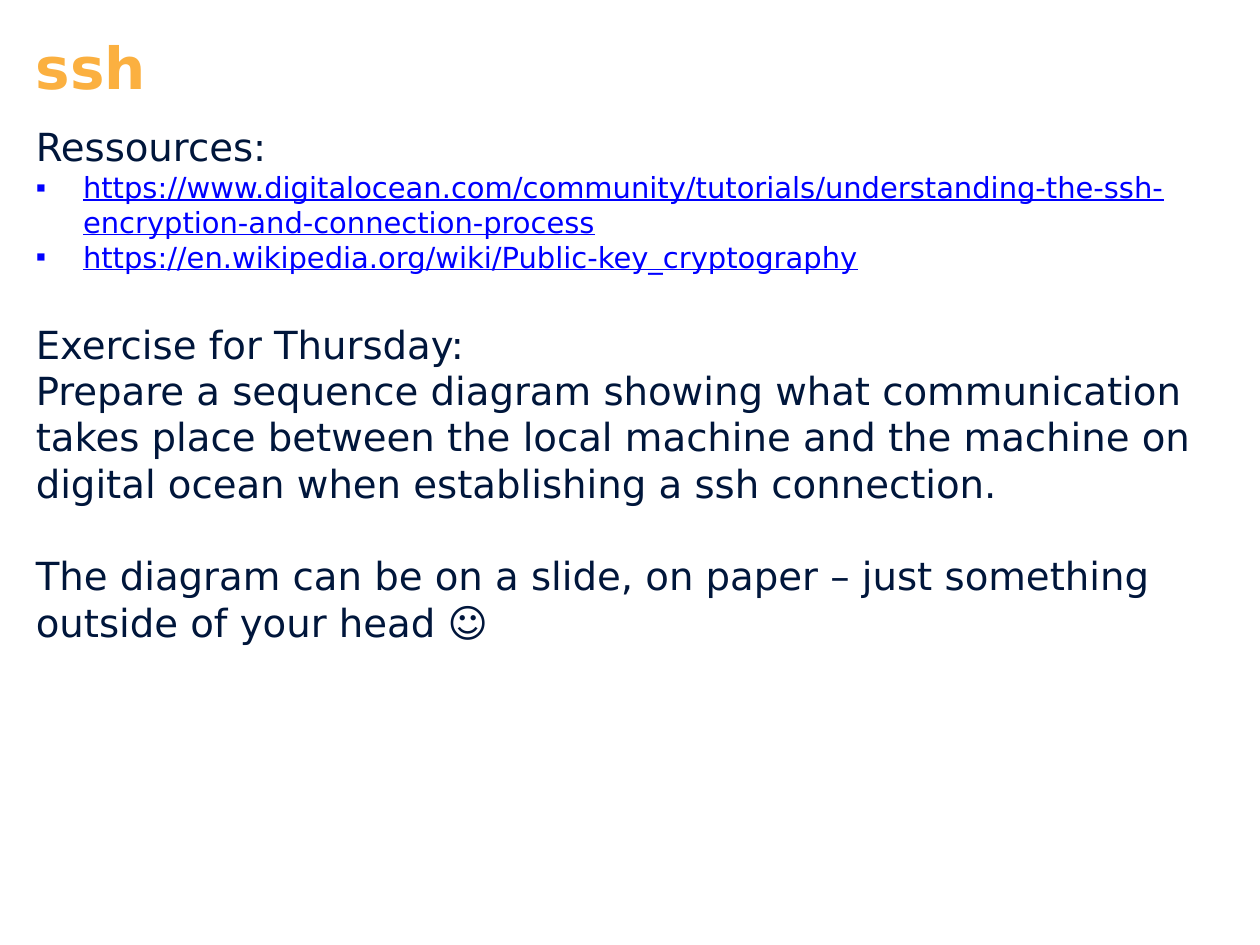
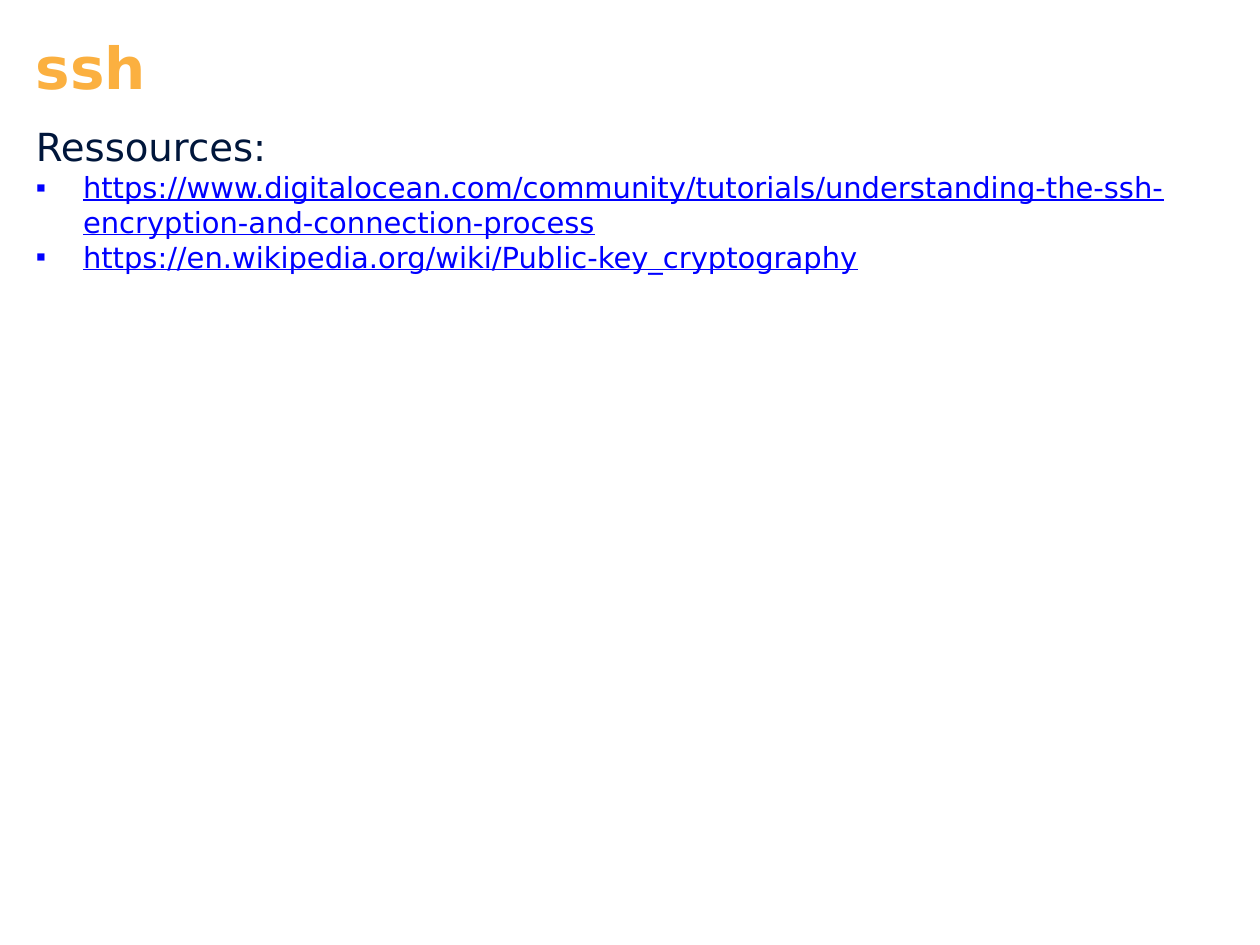
Before and after one commit to cphdat2sem2017-Cos/week01-OS-Linux, a slide deck: slide 9 of slides/Day_2.pptx. Drawn at 1260x945 pixels with LibreOffice and Linux fonts; fonts in the diff are those of the drawing; background and template pictures are left out. Boxes give left, top, right and bottom in pixels: in the first picture for what was removed or moved away, otherwise in the second. Text is boxed around its words. In the diff, an @@ line names an element or a change of style, - is before the commit and + after.

Commit message:
Day two slides updated

```diff
--- a/slides/Day_2.pptx
+++ b/slides/Day_2.pptx
@@ text at box(36, 329, 1190, 645): paragraphs removed @@
-Exercise for Thursday:
-Prepare a sequence diagram showing what communication takes place between the local machine and the machine on digital ocean when establishing a ssh connection.
-The diagram can be on a slide, on paper – just something outside of your head ☺
```
Also in this commit, not shown: 3 slides added, 7 other files.
